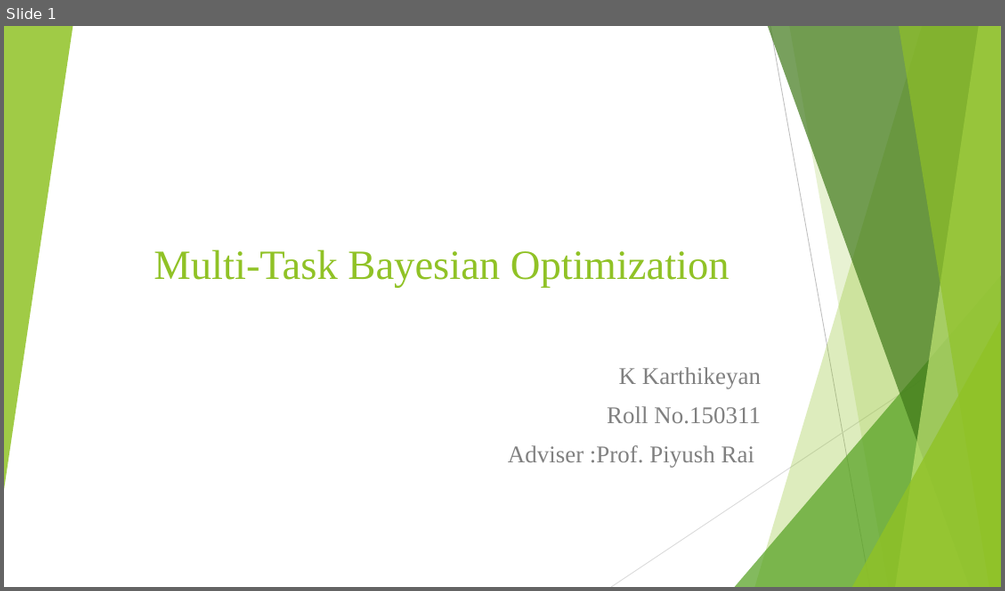
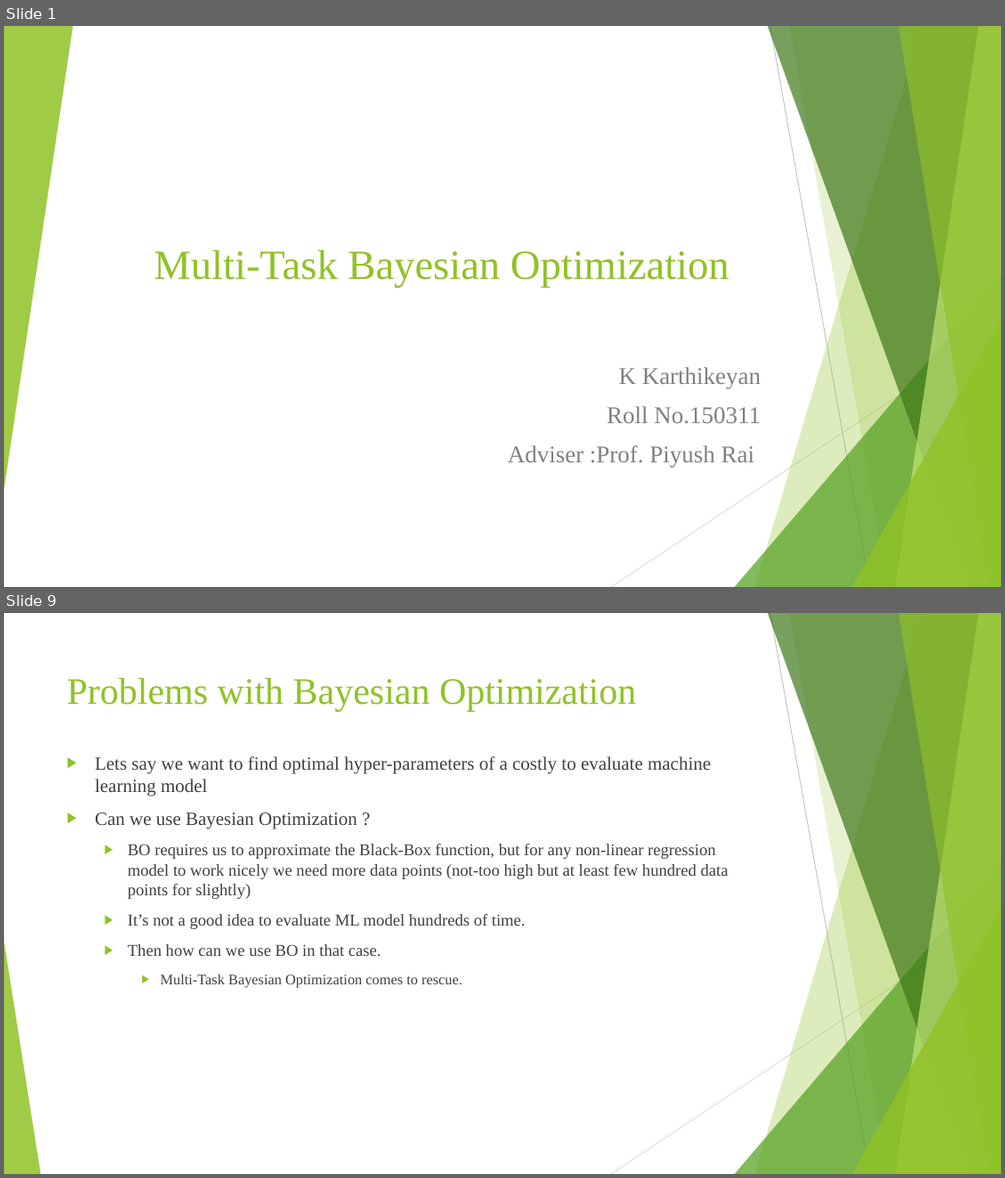
Before and after one commit to keyank/UGP, a slide deck: Presentation.pptx. Shown one above the other, each under a label of ours: slide 1 before the commit, slides 1 and 9 after it; the slides between them are not shown. The pictures are 1005x591 and 1005x1178 pixels, drawn with LibreOffice and Linux fonts; fonts in the diff are those of the drawing. Boxes give left, top, right and bottom in pixels: in the first picture for what was removed or moved away, otherwise in the second. Text is boxed around its words. In the diff, an @@ line names an element or a change of style, - is before the commit and + after.

```diff
--- a/Presentation.pptx
+++ b/Presentation.pptx
@@ slide 9 added at (x1=4, y1=613, x2=1001, y2=1174), background #FFFFFF; not listed: 9 template elements that a slide beside it also shows @@
@@ title added at (x1=67, y1=678, x2=636, y2=711), 36 pt, text #90C226 @@
+Problems with Bayesian Optimization
@@ text added at (x1=95, y1=756, x2=728, y2=988), 16 pt, text #404040 @@
+▶ Lets say we want to find optimal hyper-parameters of a costly to evaluate machine learning model
+▶ Can we use Bayesian Optimization ?
+  ▶ BO requires us to approximate the Black-Box function, but for any non-linear regression model to work nicely we need more data points (not-too high but at least few hundred data points for slightly)
+  ▶ It’s not a good idea to evaluate ML model hundreds of time.
+  ▶ Then how can we use BO in that case.
+    ▶ Multi-Task Bayesian Optimization comes to rescue.
@@ triangle added at (x1=4, y1=941, x2=40, y2=1174), fill #90C226 at 85% opacity @@
```
Also in this commit, not shown: 16 other slides added.
